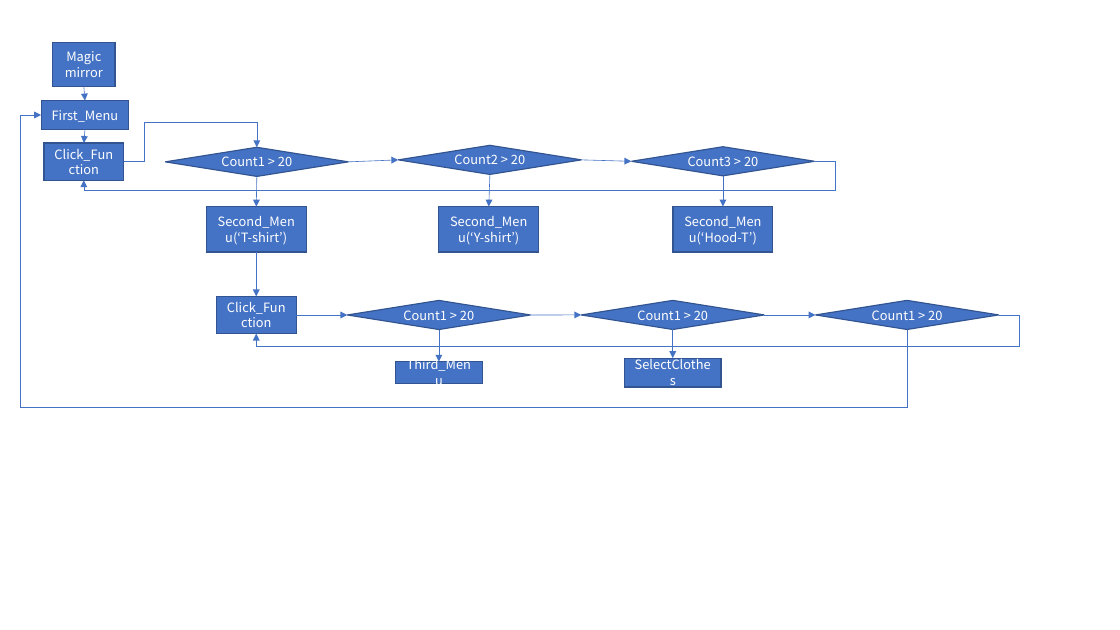
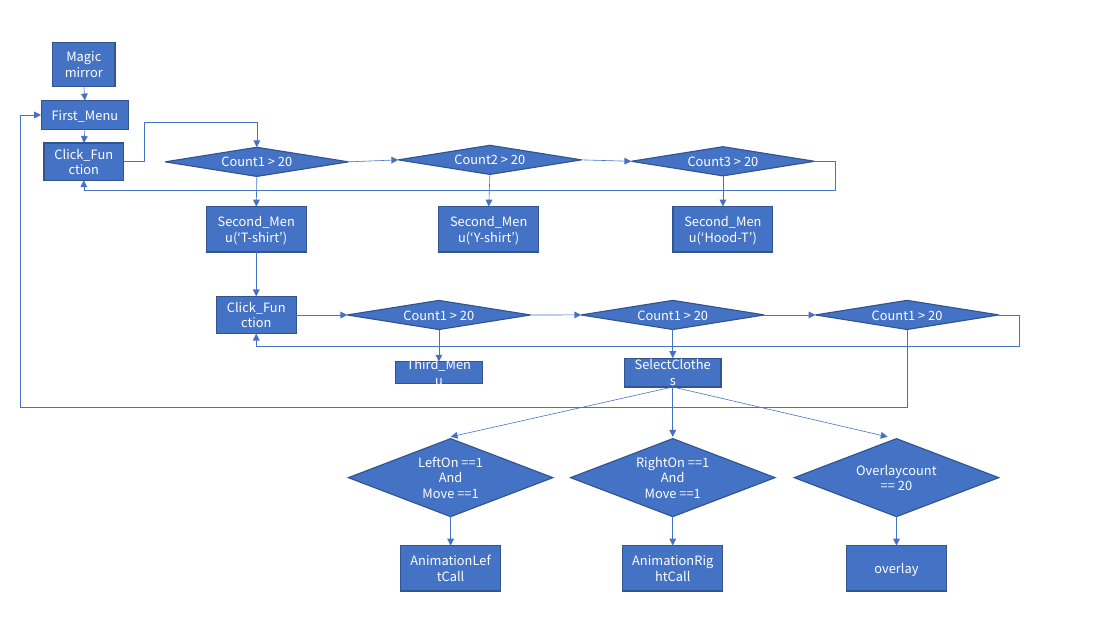
Before and after one commit to namhun21/Cosmoos, a slide deck: slide 3 of project/ux/ux 디자인.pptx. Drawn at 1120x630 pixels with LibreOffice and Linux fonts; fonts in the diff are those of the drawing. Boxes give left, top, right and bottom in pixels: in the first picture for what was removed or moved away, otherwise in the second. Text is boxed around its words. In the diff, an @@ line names an element or a change of style, - is before the commit and + after.

Commit message:
I changed a flow chart. Please Check and message me

```diff
--- a/project/ux/ux 디자인.pptx
+++ b/project/ux/ux 디자인.pptx
@@ arrow added from (673, 387) to (450, 437), #4472C4 0.5 pt @@
@@ arrow added from (673, 386) to (673, 437), #4472C4 0.5 pt @@
@@ arrow added from (673, 387) to (888, 437), #4472C4 0.5 pt @@
@@ diamond added at bbox=[349, 439, 553, 517], fill #4472C4, outline #325491 1 pt, 11 pt, text #FFFFFF @@
+LeftOn ==1
+And
+Move ==1
@@ diamond added at bbox=[571, 439, 775, 517], fill #4472C4, outline #325491 1 pt, 11 pt, text #FFFFFF @@
+RightOn ==1
+And
+Move ==1
@@ diamond added at bbox=[795, 439, 999, 517], fill #4472C4, outline #325491 1 pt, 11 pt, text #FFFFFF @@
+Overlaycount == 20
@@ arrow added from (450, 515) to (450, 546), #4472C4 0.5 pt @@
@@ arrow added from (673, 515) to (673, 546), #4472C4 0.5 pt @@
@@ arrow added from (897, 515) to (897, 546), #4472C4 0.5 pt @@
@@ rectangle added at bbox=[401, 546, 501, 592], fill #4472C4, outline #325491 1 pt, 11 pt, text #FFFFFF @@
+AnimationLeftCall
@@ rectangle added at bbox=[623, 546, 723, 592], fill #4472C4, outline #325491 1 pt, 11 pt, text #FFFFFF @@
+AnimationRightCall
@@ rectangle added at bbox=[847, 546, 947, 592], fill #4472C4, outline #325491 1 pt, 11 pt, text #FFFFFF @@
+overlay
```
